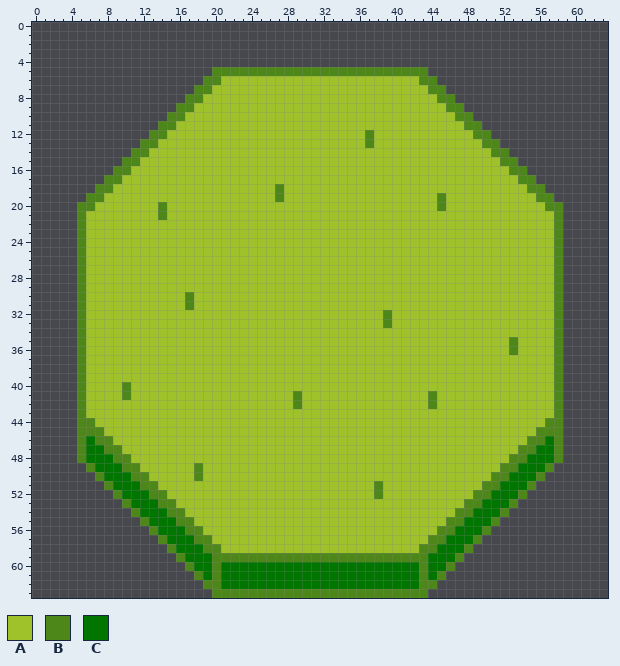
Two states of a pixel-art sprite, public/assets/Tiles/Plains/Platform/sheet.png. That is the earlier state.
The file is 64x64 pixels.
Palette (. is transparent): A #9fc22b  B #4e8719  C #007500
The result:
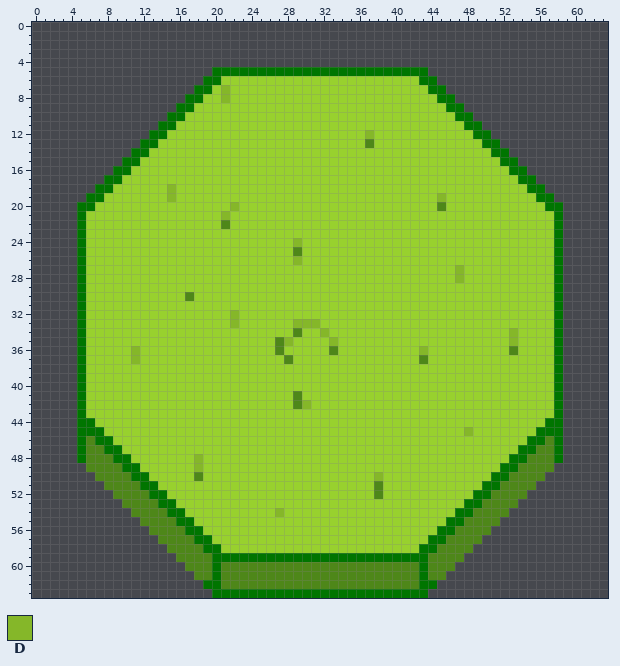
Colours new in this view: D #85b729
Change:
Colour A changes from #9fc22b to #98d12e.
Colour A replaces colour B in rows 18 to 19 at x 27; in rows 20 to 21 at x 14; in row 31 at x 17; in rows 32 to 33 at x 39; in row 40 at x 10; in row 41 at x 10 and 44.
Colour A replaces colour B in row 42 at x 44.
Colour B replaces colour A in row 22 at x 21; in row 25 at x 29; in row 34 at x 29; in row 35 at x 27; in row 36 at x 27 and 33; in row 37 at x 28 and 43.
Colour B replaces colour C in row 46 at x 6 and 57; in row 47 at x 6 to 7 and 56 to 57; in row 48 at x 6 to 8 and 55 to 57; in row 49 at x 7 to 9 and 54 to 56; in row 50 at x 8 to 10 and 53 to 55; in row 51 at x 9 to 11 and 52 to 54.
Colour B replaces colour C in row 52 at x 10 to 12 and 51 to 53; in row 53 at x 11 to 13 and 50 to 52; in row 54 at x 12 to 14 and 49 to 51; in row 55 at x 13 to 15 and 48 to 50; in row 56 at x 14 to 16 and 47 to 49; in row 57 at x 15 to 17 and 46 to 48.
Colour B replaces colour C in row 58 at x 16 to 18 and 45 to 47; in row 59 at x 17 to 19 and 44 to 46; in row 60 at x 18 to 19, 21 to 42 and 44 to 45; in row 61 at x 19, 21 to 42 and 44; in row 62 at x 21 to 42.
Colour C replaces colour B in row 5 at x 20 to 43; in row 6 at x 19 to 20 and 43 to 44; in row 7 at x 18 to 19 and 44 to 45; in row 8 at x 17 to 18 and 45 to 46; in row 9 at x 16 to 17 and 46 to 47; in row 10 at x 15 to 16 and 47 to 48.
Colour C replaces colour B in row 11 at x 14 to 15 and 48 to 49; in row 12 at x 13 to 14 and 49 to 50; in row 13 at x 12 to 13 and 50 to 51; in row 14 at x 11 to 12 and 51 to 52; in row 15 at x 10 to 11 and 52 to 53; in row 16 at x 9 to 10 and 53 to 54.
Colour C replaces colour B in row 17 at x 8 to 9 and 54 to 55; in row 18 at x 7 to 8 and 55 to 56; in row 19 at x 6 to 7 and 56 to 57; in row 20 at x 5 to 6 and 57 to 58; in rows 21 to 43 at x 5 and 58; in row 44 at x 5 to 6 and 57 to 58.
Colour C replaces colour B in row 45 at x 5 to 7 and 56 to 58; in row 46 at x 5, 7 to 8, 55 to 56 and 58; in row 47 at x 5, 8 to 9, 54 to 55 and 58; in row 48 at x 5, 9 to 10, 53 to 54 and 58; in row 49 at x 10 to 11 and 52 to 53; in row 50 at x 11 to 12 and 51 to 52.
Colour C replaces colour B in row 51 at x 12 to 13 and 50 to 51; in row 52 at x 13 to 14 and 49 to 50; in row 53 at x 14 to 15 and 48 to 49; in row 54 at x 15 to 16 and 47 to 48; in row 55 at x 16 to 17 and 46 to 47; in row 56 at x 17 to 18 and 45 to 46.
Colour C replaces colour B in row 57 at x 18 to 19 and 44 to 45; in row 58 at x 19 to 20 and 43 to 44; in row 59 at x 20 to 43; in rows 60 to 61 at x 20 and 43; in row 62 at x 19 to 20 and 43 to 44; in row 63 at x 20 to 43.
Colour D replaces colour A in rows 7 to 8 at x 21; in rows 18 to 19 at x 15; in row 20 at x 22; in row 21 at x 21; in row 24 at x 29; in row 26 at x 29.
Colour D replaces colour A in rows 27 to 28 at x 47; in row 32 at x 22; in row 33 at x 22 and 29 to 31; in row 34 at x 32 and 53; in row 35 at x 28 and 33; in row 36 at x 11 and 43.
Colour D replaces colour A in row 37 at x 11; in row 42 at x 30; in row 45 at x 48; in row 48 at x 18; in row 50 at x 38; in row 54 at x 27.
Colour D replaces colour B in row 12 at x 37; in row 19 at x 45; in row 35 at x 53; in row 49 at x 18.
